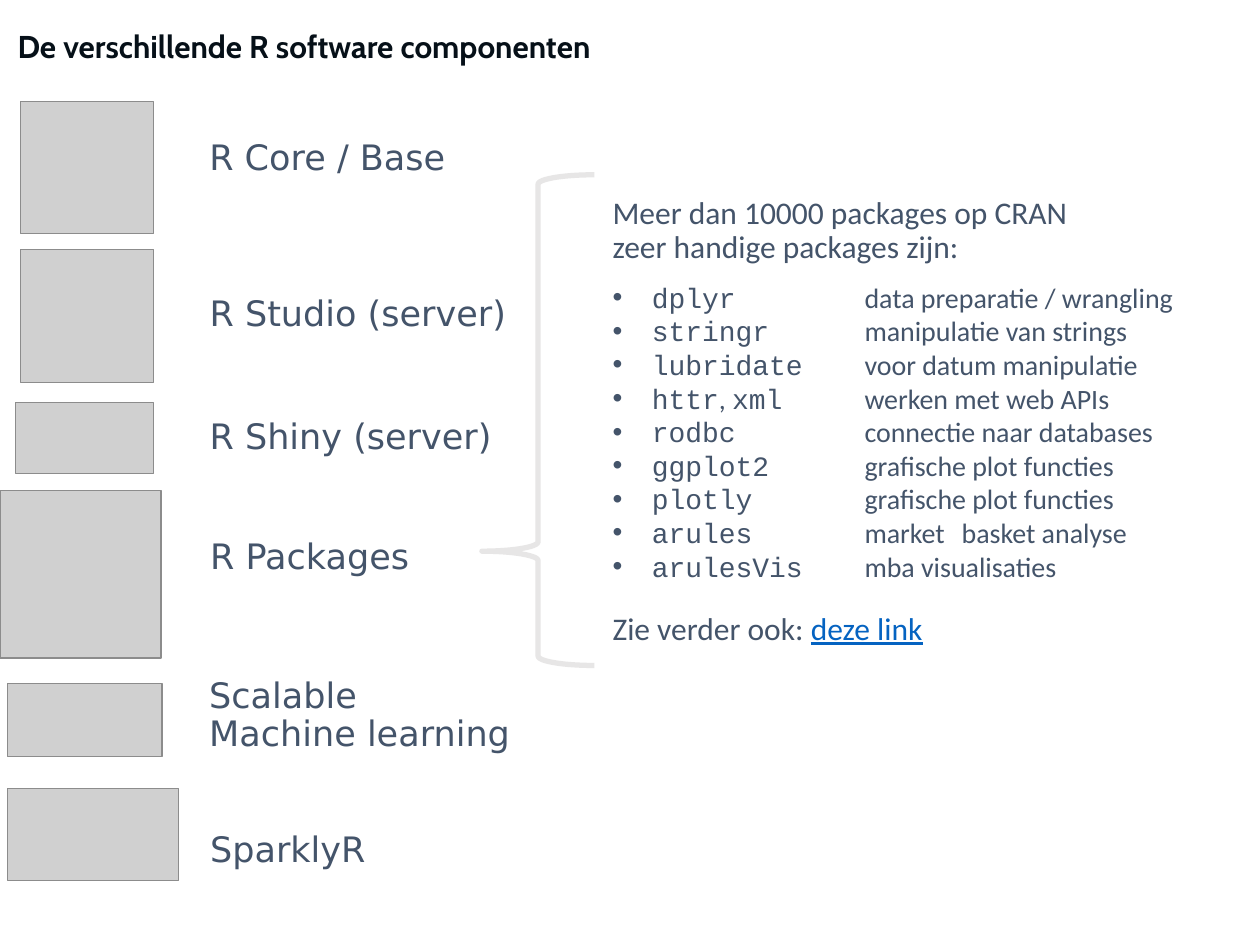
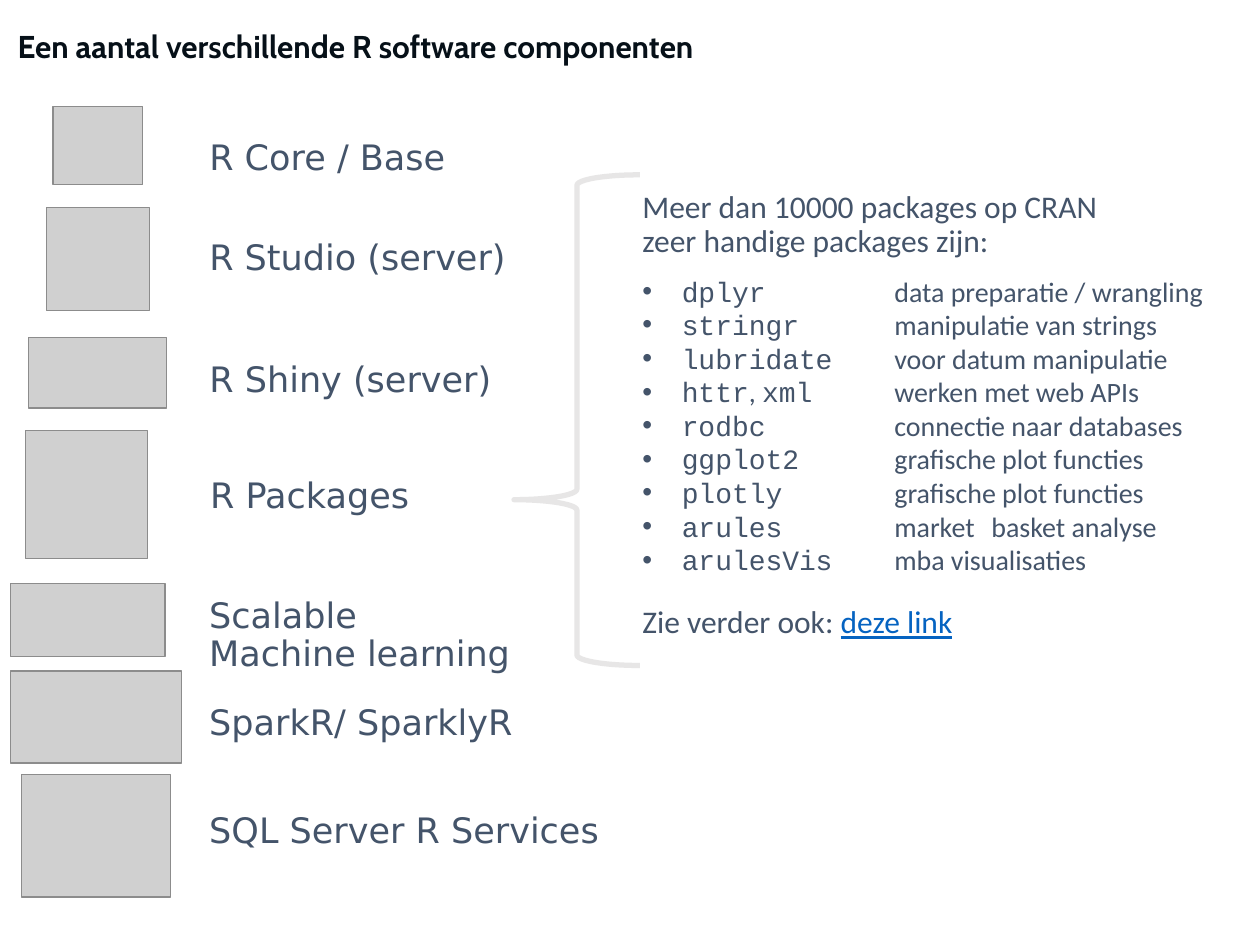
Before and after one commit to longhowlam/inleidingR, a slide deck: slide 8 of Inleiding_R_JVZ.pptx. Drawn at 1260x945 pixels with LibreOffice and Linux fonts; fonts in the diff are those of the drawing; grey boxes stand for pictures. Boxes give left, top, right and bottom in pixels: in the first picture for what was removed or moved away, otherwise in the second. Text is boxed around its words. In the diff, an @@ line names an element or a change of style, - is before the commit and + after.

```diff
--- a/Inleiding_R_JVZ.pptx
+++ b/Inleiding_R_JVZ.pptx
@@ title at (18, 34, 693, 65): text changed @@
-De verschillende R software componenten
+Een aantal verschillende R software componenten
@@ picture removed at (20, 102, 154, 234) @@
@@ picture added at (53, 106, 142, 184) @@
@@ left brace: place and size @@
-left brace at (481, 175, 593, 665)
+left brace at (514, 175, 640, 665)
@@ left brace at (514, 175, 640, 665): proportions changed @@
@@ picture: place and size @@
-picture at (20, 249, 154, 383)
+picture at (47, 208, 150, 311)
@@ text "Meer dan 10000 packages op ...": place and size @@
-text "Meer dan 10000 packages op ..." at (613, 202, 1173, 645)
+text "Meer dan 10000 packages op ..." at (642, 196, 1203, 639)
@@ text "R Studio (server)": place and size @@
-text "R Studio (server)" at (210, 299, 506, 331)
+text "R Studio (server)" at (209, 243, 505, 275)
@@ picture: place and size @@
-picture at (15, 403, 154, 474)
+picture at (29, 338, 168, 408)
@@ text "R Shiny (server)": place and size @@
-text "R Shiny (server)" at (210, 422, 491, 457)
+text "R Shiny (server)" at (209, 365, 491, 400)
@@ picture: place and size @@
-picture at (0, 490, 161, 658)
+picture at (25, 431, 147, 558)
@@ text "R Packages": place and size @@
-text "R Packages" at (210, 542, 410, 577)
+text "R Packages" at (210, 481, 410, 516)
@@ picture: place and size @@
-picture at (8, 683, 163, 756)
+picture at (10, 583, 165, 656)
@@ text "Scalable": place and size @@
-text "Scalable" at (209, 681, 510, 754)
+text "Scalable" at (209, 601, 510, 674)
@@ picture: place and size @@
-picture at (8, 789, 179, 881)
+picture at (10, 670, 181, 762)
@@ text at (209, 708, 512, 743): text changed @@
-SparklyR
+SparkR/ SparklyR
@@ picture added at (21, 775, 170, 897) @@
@@ text added at (209, 816, 599, 848), 20 pt, text #44546A @@
+SQL Server R Services
```
Also in this commit, not shown: 1 other slide changed, 10 other files.
